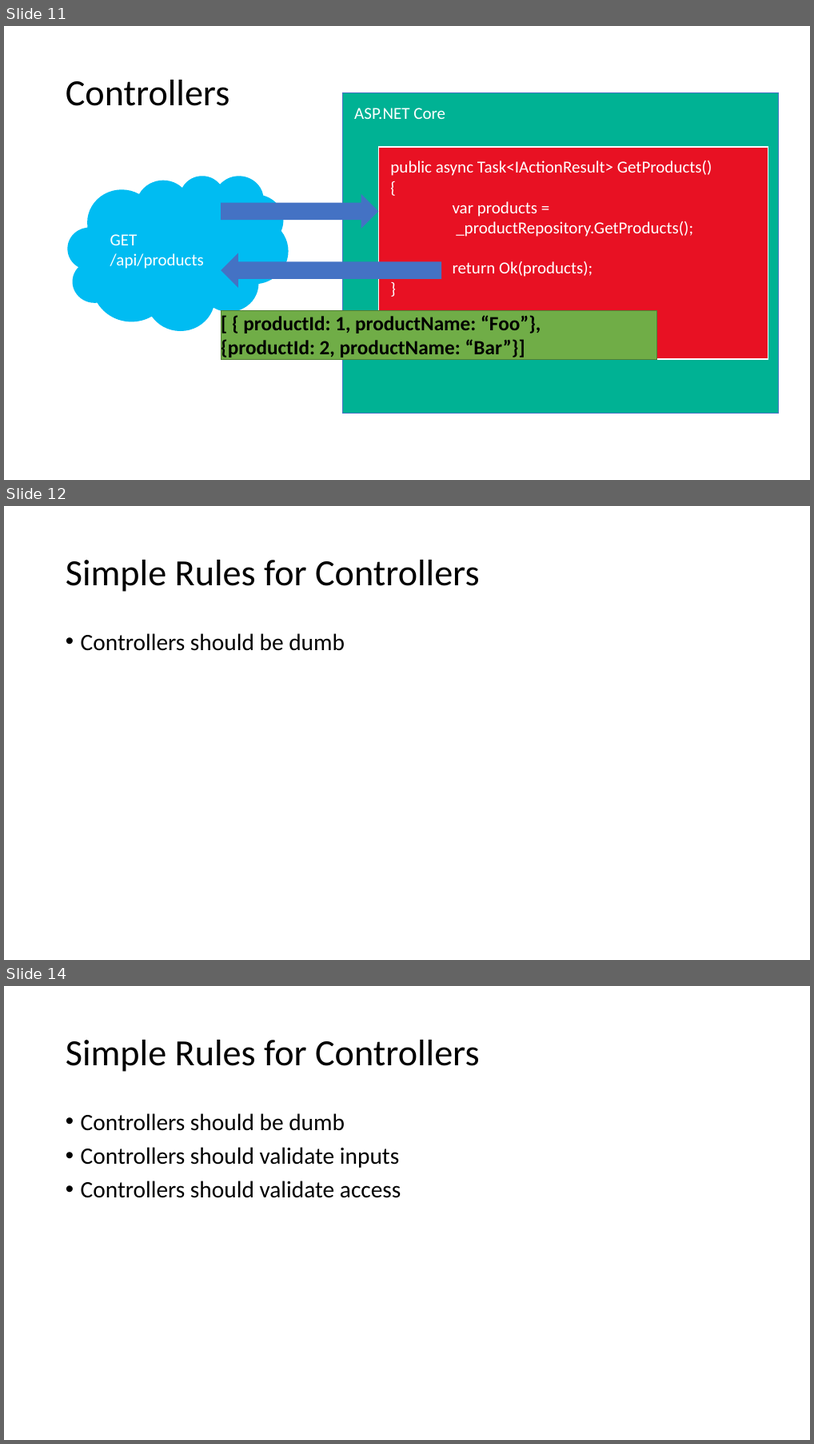
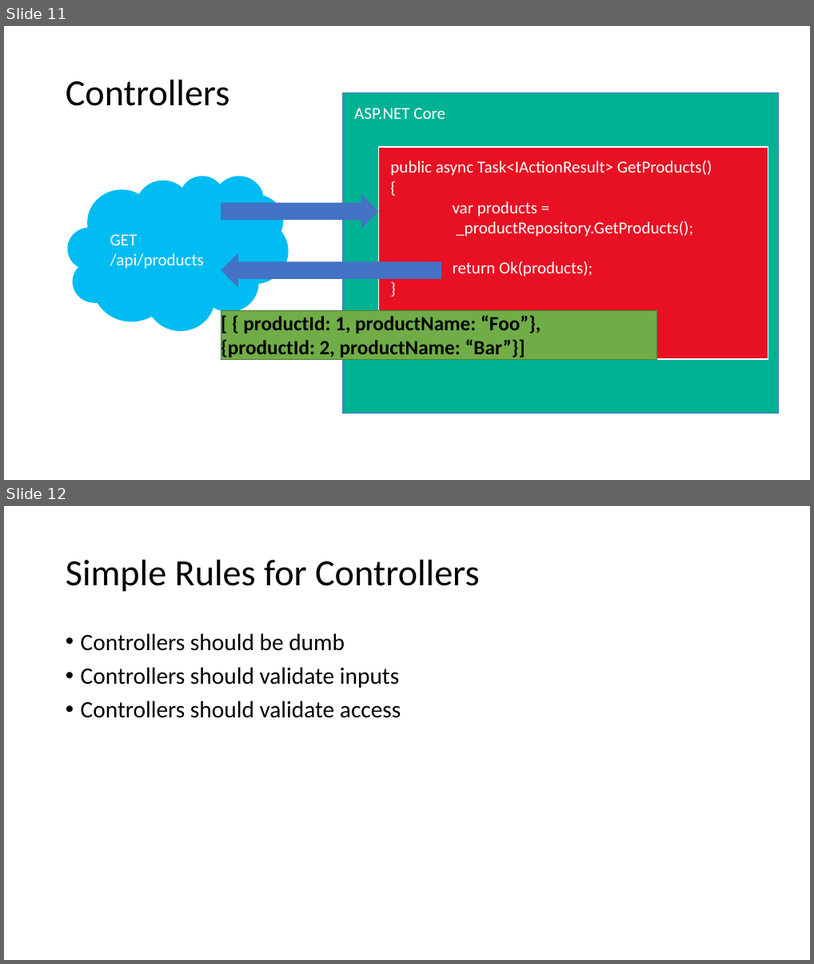
Before and after one commit to 1kevgriff/Workshop-SPA-with-ASPNETCORE-VueJS, a slide deck: Slides/6_ASPNET Core.pptx. Shown one above the other, each under a label of ours: slides 11, 12 and 14 before the commit, slides 11 and 12 after it; the slides between them are not shown. The pictures are 814x1444 and 814x964 pixels, drawn with LibreOffice and Linux fonts; fonts in the diff are those of the drawing. Boxes give left, top, right and bottom in pixels: in the first picture for what was removed or moved away, otherwise in the second. Text is boxed around its words. In the diff, an @@ line names an element or a change of style, - is before the commit and + after.

```diff
--- a/Slides/6_ASPNET Core.pptx
+++ b/Slides/6_ASPNET Core.pptx
@@ slide 12 removed at [4, 506, 810, 960], background #FFFFFF @@
@@ title removed at [66, 560, 480, 592] @@
-Simple Rules for Controllers
@@ text removed at [81, 633, 345, 651] @@
-• Controllers should be dumb
@@ what was slide 14 is now slide 12 @@
```
Also in this commit, not shown: 1 other slide removed, 1 other file.
